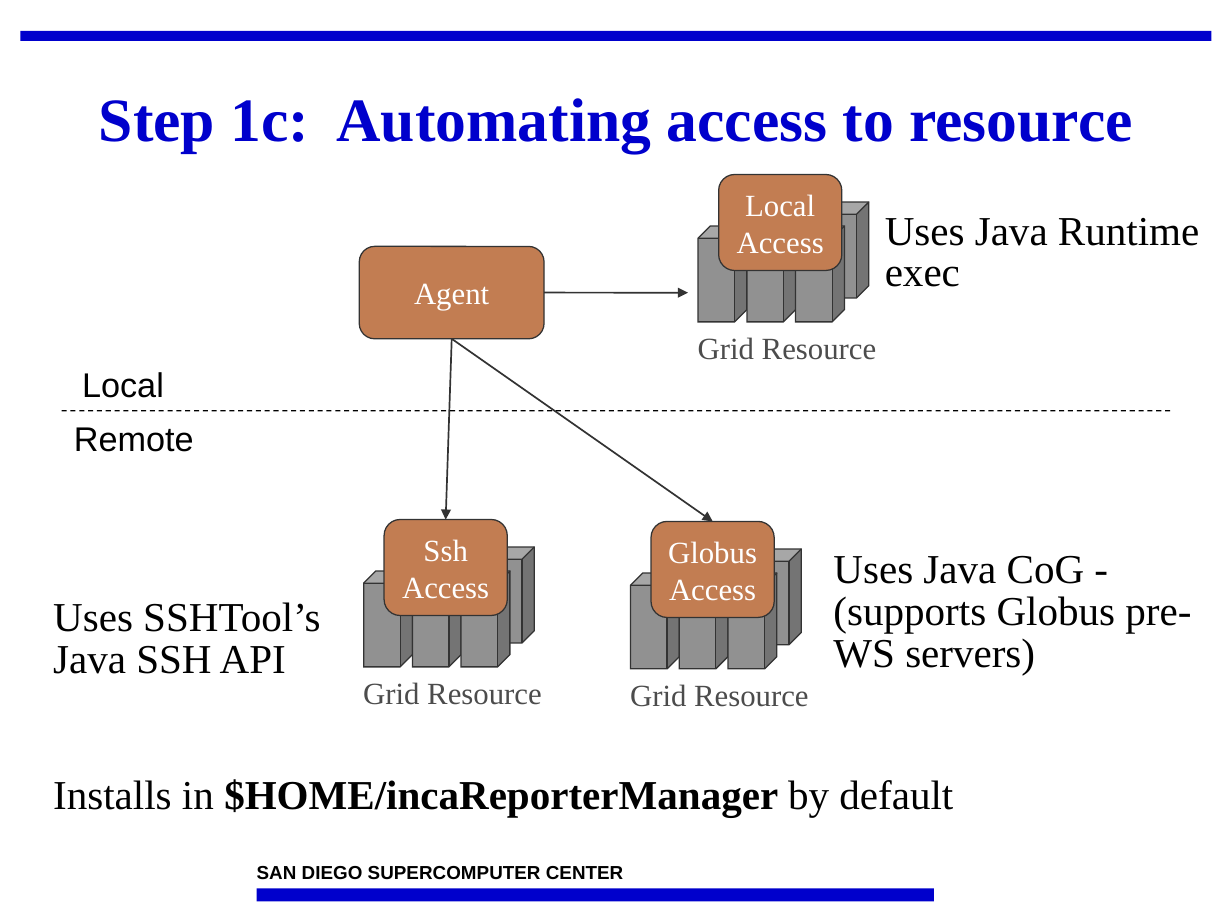
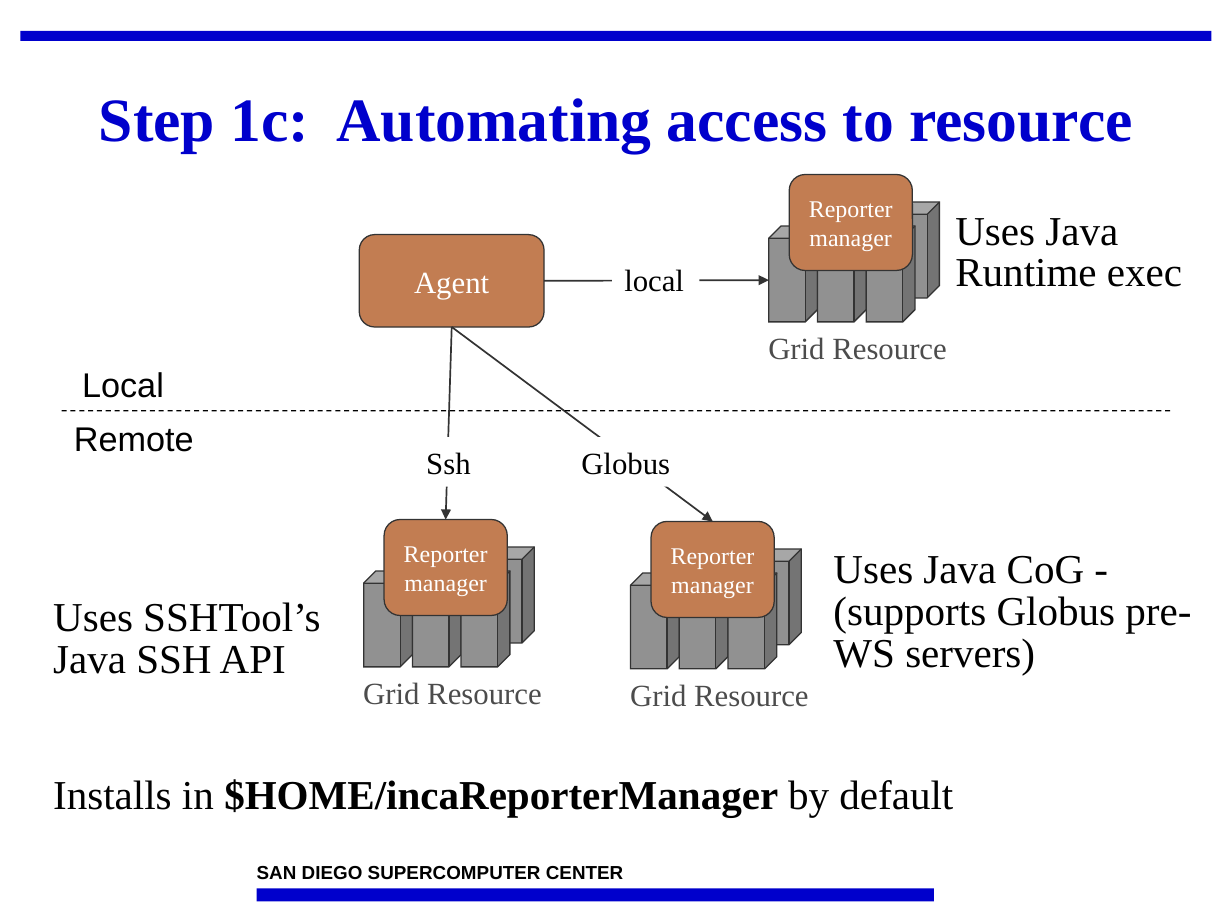
Before and after one commit to IncaProject/inca-xsede, a slide deck: slide 7 of talks/2008workshop/control.ppt. Drawn at 1232x924 pixels with LibreOffice and Linux fonts; fonts in the diff are those of the drawing; background and template pictures are left out. Boxes give left, top, right and bottom in pixels: in the first picture for what was removed or moved away, otherwise in the second. Text is boxed around its words. In the diff, an @@ line names an element or a change of style, - is before the commit and + after.

```diff
--- a/talks/2008workshop/control.ppt
+++ b/talks/2008workshop/control.ppt
@@ 4 cubes, 1 text, 1 rounded rectangle: place and size @@
-4 cubes, 1 text, 1 rounded rectangle at (698,175,876,360)
+4 cubes, 1 text, 1 rounded rectangle at (768,175,946,360)
@@ text in rounded rectangle at (809,201,893,251): text changed; size 18 to 14 pt @@
-Local
-Access
+Reporter manager
@@ text "Uses Java Runtime exec" rewrapped from (885,218,1199,287) to (955,218,1182,287) @@
@@ rounded rectangle "Agent": place and size @@
-rounded rectangle "Agent" at (360,246,545,339)
+rounded rectangle "Agent" at (360,234,545,326)
@@ text added at (624,269,684,292), 18 pt, text #000000 @@
+local
@@ arrow moved from (545, 292) - (687, 293) to (545, 281) - (769, 280) @@
@@ arrow moved from (452, 339) - (446, 520) to (452, 326) - (446, 520) @@
@@ arrow moved from (452, 339) - (713, 521) to (452, 326) - (713, 521) @@
@@ text added at (426,452,471,475), 18 pt, text #000000 @@
+Ssh
@@ text added at (581,452,670,475), 18 pt, text #000000 @@
+Globus
@@ text in rounded rectangle at (404,546,488,596): text changed; size 18 to 14 pt @@
-Ssh
-Access
+Reporter manager
@@ text in rounded rectangle at (671,548,755,598): text changed; size 18 to 14 pt @@
-Globus
-Access
+Reporter manager
```
Also in this commit, not shown: 16 other slides changed.
